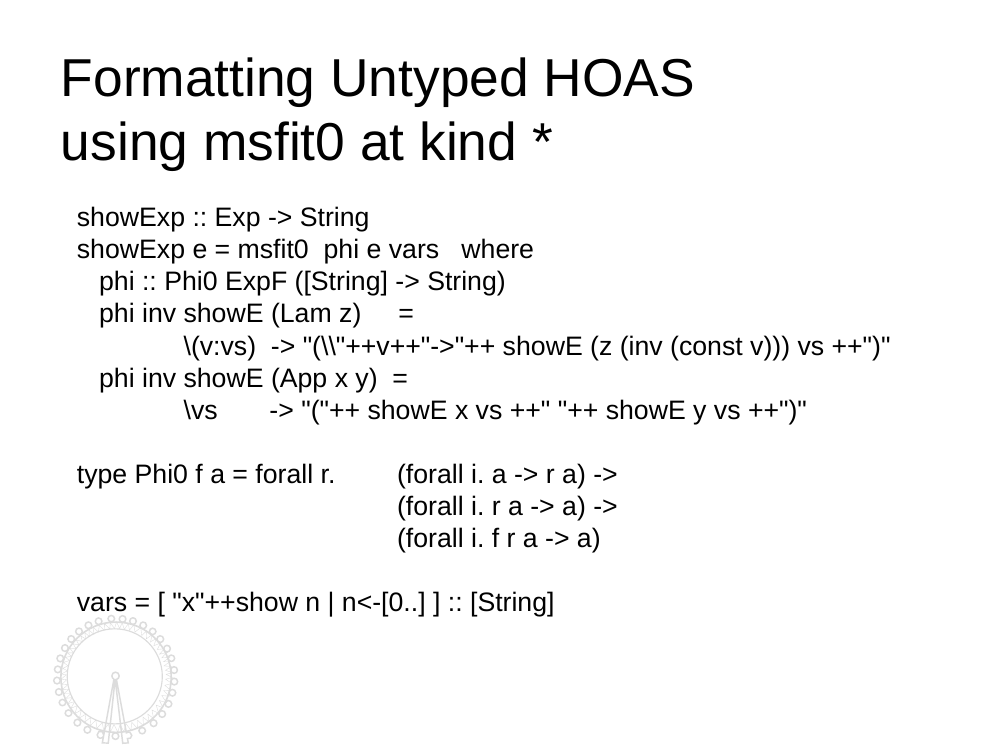
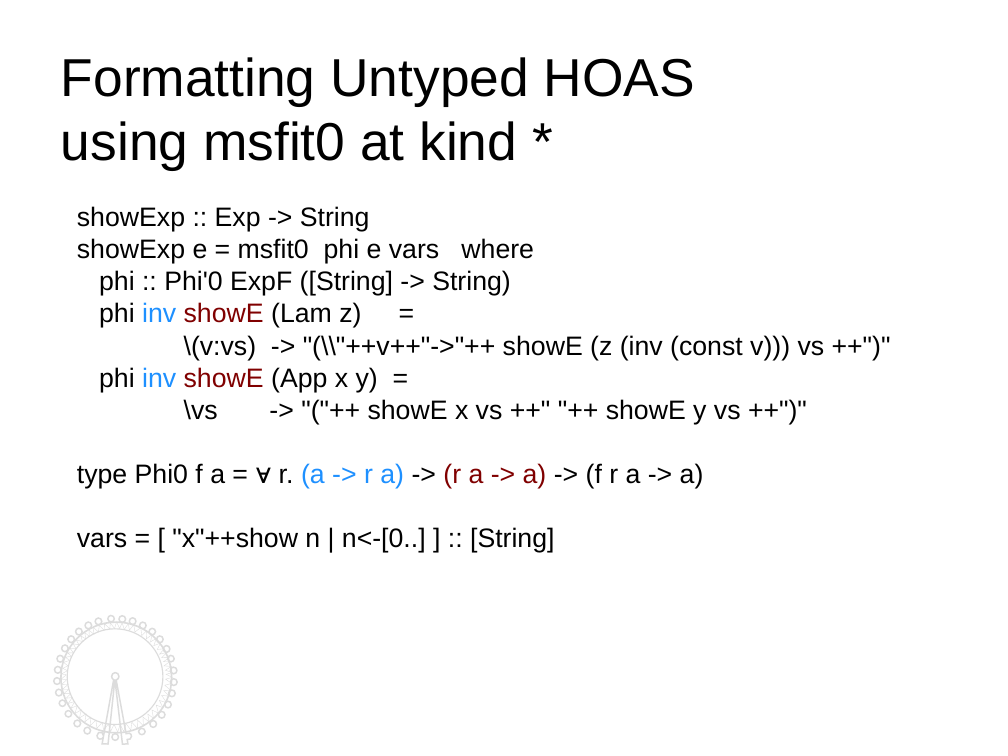
Before and after one commit to kyagrd/naxPapers, a slide deck: slide 10 of draft/TYPES13/ppt/myslide.odp (slide 9 before the commit). Drawn at 1008x756 pixels with LibreOffice and Linux fonts; fonts in the diff are those of the drawing. Boxes give left, top, right and bottom in pixels: in the first picture for what was removed or moved away, otherwise in the second. Text is boxed around its words. In the diff, an @@ line names an element or a change of style, - is before the commit and + after.

```diff
--- a/draft/TYPES13/ppt/myslide.odp
+++ b/draft/TYPES13/ppt/myslide.odp
@@ text at <box>99,270,511,296</box>: text changed @@
-phi :: Phi0 ExpF ([String] -> String)
+phi :: Phi'0 ExpF ([String] -> String)
@@ text at <box>99,302,378,392</box>: text colour #000000 to #1E90FF in "inv", "inv"; text colour #000000 to #800000 in "showE", "showE" @@
@@ text at <box>77,463,704,488</box>: text changed @@
-type Phi0 f a = forall r. (forall i. a -> r a) ->
-(forall i. r a -> a) ->
-(forall i. f r a -> a)
+type Phi0 f a = ∀ r. (a -> r a) -> (r a -> a) -> (f r a -> a)
@@ freeform shape at <box>53,616,177,745</box>: outline redrawn @@
```
Also in this commit, not shown: 10 other slides changed, 4 slides added, 3 slides removed.
